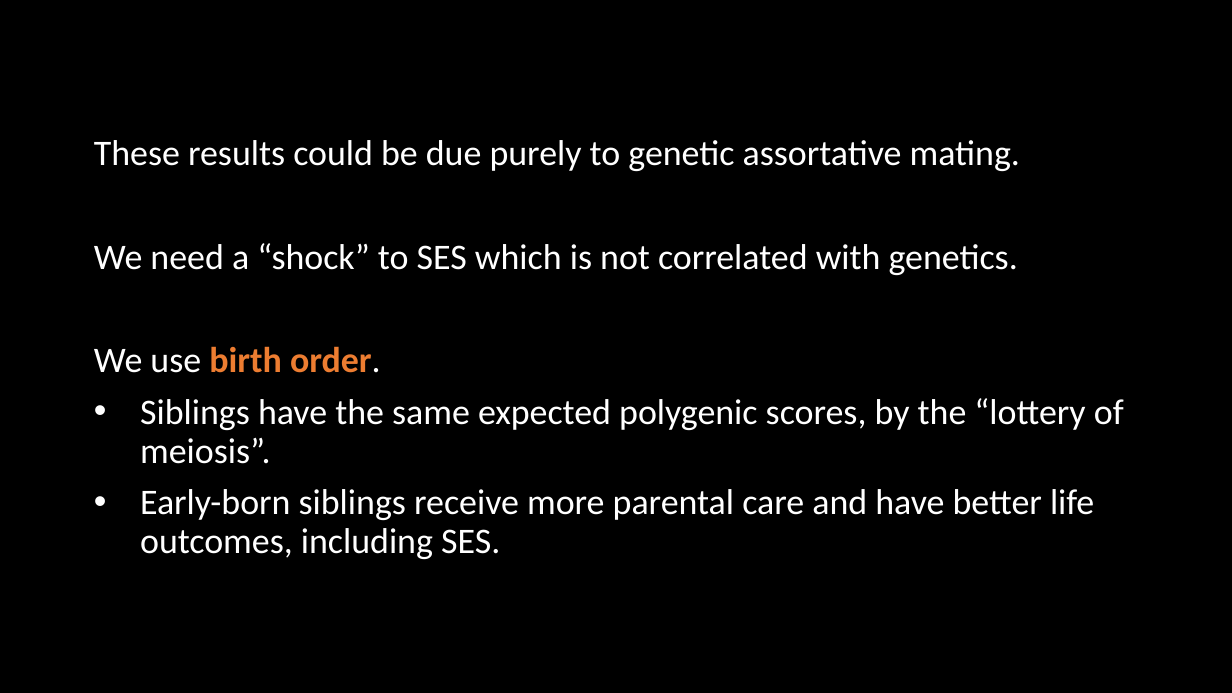
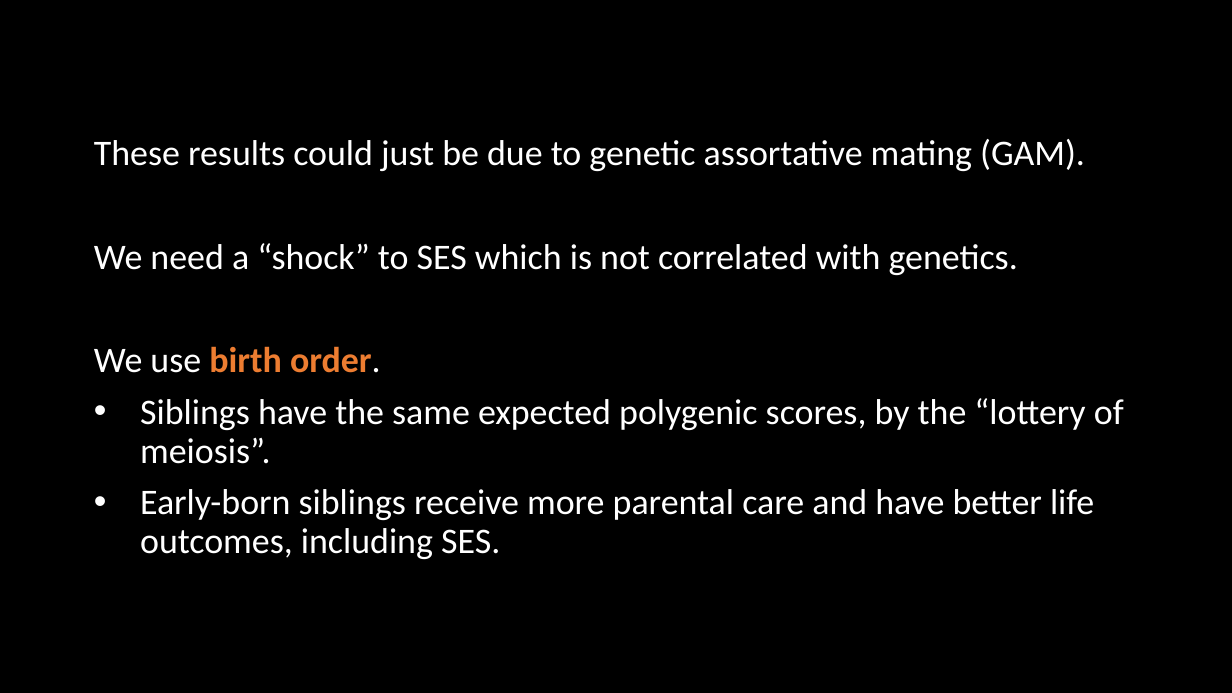
Before and after one commit to hughjonesd/trading-genetics, a slide deck: slide 7 of BGA 2022 presentation.pptx. Drawn at 1232x693 pixels with LibreOffice and Linux fonts; fonts in the diff are those of the drawing. Boxes give left, top, right and bottom in pixels: in the first picture for what was removed or moved away, otherwise in the second. Text is boxed around its words. In the diff, an @@ line names an element or a change of style, - is before the commit and + after.

```diff
--- a/BGA 2022 presentation.pptx
+++ b/BGA 2022 presentation.pptx
@@ text at (94,139,1085,171): text changed @@
-These results could be due purely to genetic assortative mating.
+These results could just be due to genetic assortative mating (GAM).
```
Also in this commit, not shown: 7 other slides changed.
